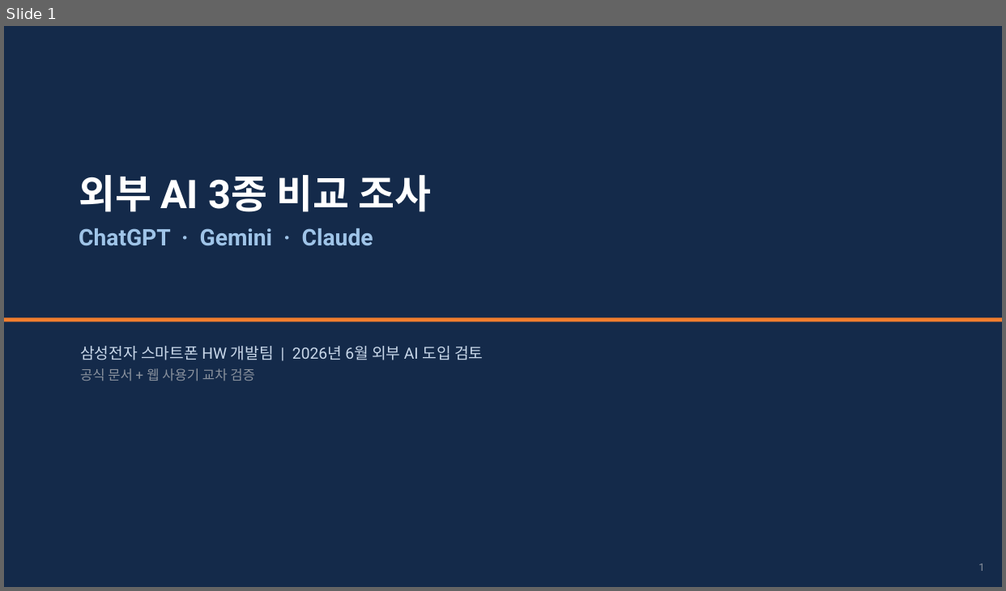
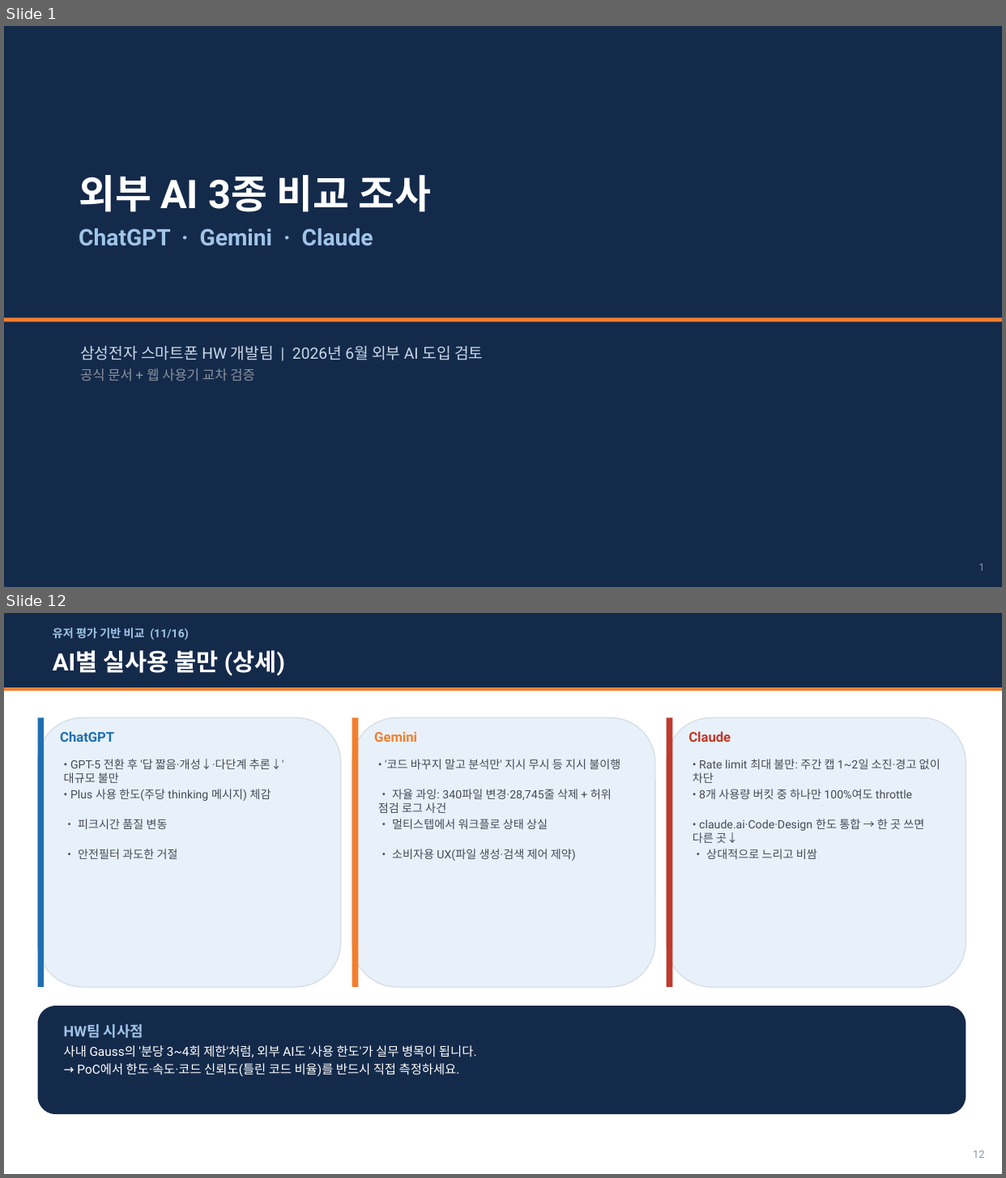
Before and after one commit to whaleonbush/poc, a slide deck: 외부AI_3종_비교조사.pptx. Shown one above the other, each under a label of ours: slide 1 before the commit, slides 1 and 12 after it; the slides between them are not shown. The pictures are 1006x591 and 1006x1178 pixels, drawn with LibreOffice and Linux fonts; fonts in the diff are those of the drawing. Boxes give left, top, right and bottom in pixels: in the first picture for what was removed or moved away, otherwise in the second. Text is boxed around its words. In the diff, an @@ line names an element or a change of style, - is before the commit and + after.

```diff
--- a/외부AI_3종_비교조사.pptx
+++ b/외부AI_3종_비교조사.pptx
@@ slide 12 added at bbox=[4, 613, 1002, 1174], background #FFFFFF @@
@@ rectangle added at bbox=[4, 613, 1002, 688], fill #142A4A @@
@@ text added at bbox=[53, 628, 189, 640], 11 pt, text #9FC4E8, bold @@
+유저 평가 기반 비교 (11/16)
@@ text added at bbox=[53, 650, 285, 676], 23 pt, text #FFFFFF, bold @@
+AI별 실사용 불만 (상세)
@@ rectangle added at bbox=[4, 688, 1002, 691], fill #F27E2E @@
@@ rounded rectangle added at bbox=[38, 717, 341, 987], fill #E8F1FA, outline #D5DDE6 1 pt @@
@@ rectangle added at bbox=[38, 717, 44, 987], fill #1F6FB2 @@
@@ text added at bbox=[60, 731, 114, 742], 13 pt, text #1F6FB2, bold @@
+ChatGPT
@@ rounded rectangle added at bbox=[352, 717, 655, 987], fill #E8F1FA, outline #D5DDE6 1 pt @@
@@ rectangle added at bbox=[352, 717, 358, 987], fill #F27E2E @@
@@ text added at bbox=[374, 731, 417, 742], 13 pt, text #F27E2E, bold @@
+Gemini
@@ rounded rectangle added at bbox=[667, 717, 966, 987], fill #E8F1FA, outline #D5DDE6 1 pt @@
@@ rectangle added at bbox=[667, 717, 672, 987], fill #C0392B @@
@@ text added at bbox=[688, 731, 731, 742], 13 pt, text #C0392B, bold @@
+Claude
@@ text added at bbox=[64, 759, 284, 783], 11 pt, text #444A55 @@
+• GPT-5 전환 후 '답 짧음·개성↓·다단계 추론↓' 대규모 불만
@@ text added at bbox=[385, 759, 620, 769], 11 pt, text #444A55 @@
+• '코드 바꾸지 말고 분석만' 지시 무시 등 지시 불이행
@@ text added at bbox=[692, 759, 940, 783], 11 pt, text #444A55 @@
+• Rate limit 최대 불만: 주간 캡 1~2일 소진·경고 없이 차단
@@ text added at bbox=[70, 789, 271, 801], 11 pt, text #444A55 @@
+• Plus 사용 한도(주당 thinking 메시지) 체감
@@ text added at bbox=[378, 789, 612, 813], 11 pt, text #444A55 @@
+• 자율 과잉: 340파일 변경·28,745줄 삭제 + 허위 점검 로그 사건
@@ text added at bbox=[699, 789, 912, 799], 11 pt, text #444A55 @@
+• 8개 사용량 버킷 중 하나만 100%여도 throttle
@@ text added at bbox=[78, 819, 168, 829], 11 pt, text #444A55 @@
+• 피크시간 품질 변동
@@ text added at bbox=[392, 819, 548, 829], 11 pt, text #444A55 @@
+• 멀티스텝에서 워크플로 상태 상실
@@ text added at bbox=[692, 819, 924, 843], 11 pt, text #444A55 @@
+• claude.ai·Code·Design 한도 통합 → 한 곳 쓰면 다른 곳↓
@@ text added at bbox=[78, 849, 178, 859], 11 pt, text #444A55 @@
+• 안전필터 과도한 거절
@@ text added at bbox=[392, 849, 576, 861], 11 pt, text #444A55 @@
+• 소비자용 UX(파일 생성·검색 제어 제약)
@@ text added at bbox=[706, 849, 817, 859], 11 pt, text #444A55 @@
+• 상대적으로 느리고 비쌈
@@ rounded rectangle added at bbox=[38, 1006, 966, 1114], fill #142A4A @@
@@ text added at bbox=[64, 1024, 477, 1077], 12 pt, text #FFFFFF @@
+HW팀 시사점
+사내 Gauss의 '분당 3~4회 제한'처럼, 외부 AI도 '사용 한도'가 실무 병목이 됩니다.
+→ PoC에서 한도·속도·코드 신뢰도(틀린 코드 비율)를 반드시 직접 측정하세요.
@@ text added at bbox=[973, 1151, 984, 1158], 10 pt, text #8A929E @@
+12
```
Also in this commit, not shown: 13 slides changed, 2 other slides added, 2 other files.
